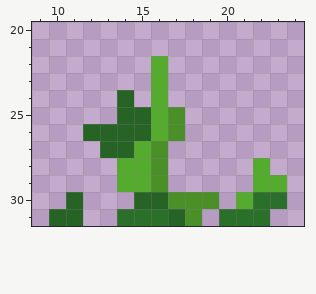
One commit to this pixel-art sprite: textures/blocks/potatoes_stage_0.png. Above is the file before it was changed.
The file is 32x32 pixels. Shown: x 9..24, y 20..31.
And afterwards:
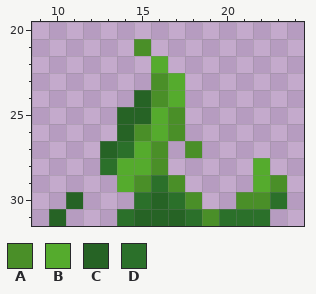
Palette (. is transparent): A #4a8f28  B #55ab2d  C #266325  D #2b702a
The exact change:
y 21: x 15 . -> A
y 23: x 16..17 B. -> AB
y 24: x 14..17 C.B. -> .CAB
y 26: x 12..13 CC -> ..; x 15 C -> A
y 27: x 14 C -> D; x 18 . -> A
y 28: x 13 . -> D
y 29: x 15..17 BA. -> ADA; x 23 B -> A
y 30: x 15 C -> D; x 17 A -> D; x 19 A -> .; x 21..22 BD -> AA
y 31: x 11 C -> .; x 15..16 DD -> CC; x 18..19 A. -> DA
